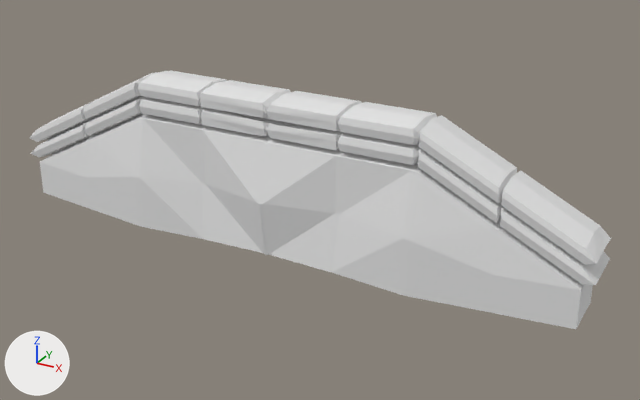
The Blender file Content/3D_Models/Wall/Wall.blend as it was, and as the next commit left it.
The view is the same before and after, from a 50 mm lens placed at (16.8, -27.3, 12.8), pointed at (1.5, 0.4, -1.0). Every picture has the same lights, and +X, +Y and +Z are marked at lower left.

Script lines for the objects in view, before the commit:
```python
mat_material = principled_material('Material')
mat_material.base_color = (0.8, 0.8, 0.8)  # white #e7e7e7
me_cube = bpy.data.meshes.new('Cube')
me_cube.from_pydata(...)  # 296 vertices, 283 faces; spans x -1.04..0.0, y -1.62..1.7, z -1.04..1.05
me_cube.materials.append(mat_material)  # white #e7e7e7
ob_cube = bpy.data.objects.new('Cube', me_cube)
ob_cube.location = (0.0, 0.0, 0.0)
ob_cube.scale = (12.0, 1.0, 3.0)
_m = ob_cube.modifiers.new('Mirror', 'MIRROR')
_m.use_clip = True
```
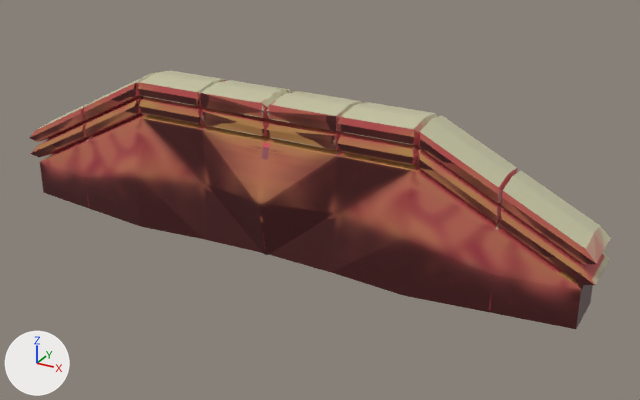
Where the change shows, as pixel boxes [x1, y1, x2, y2] in the pictures (640 x 400 px):
'Cube', surface changed (grey to brown): [30, 71, 611, 329] in both

The change, as a diff of the scene's bpy script:
```diff
--- a/Content/3D_Models/Wall/Wall.blend.py
+++ b/Content/3D_Models/Wall/Wall.blend.py
@@ img_material_base_color @@
+img_material_base_color = load_image('Material Base Color', 'Material Base Color.png', 1024, 1024, 'sRGB')
@@ mat_material @@
 mat_material = principled_material('Material')
-mat_material.base_color = (0.8, 0.8, 0.8)  # white #e7e7e7
+mat_material.texture = img_material_base_color
```
